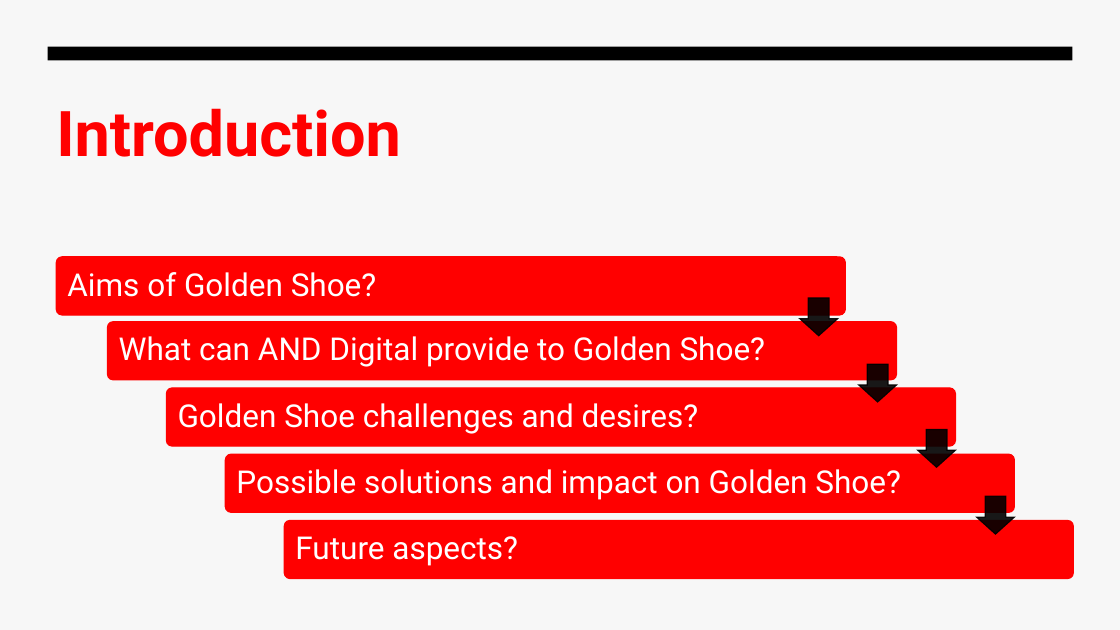
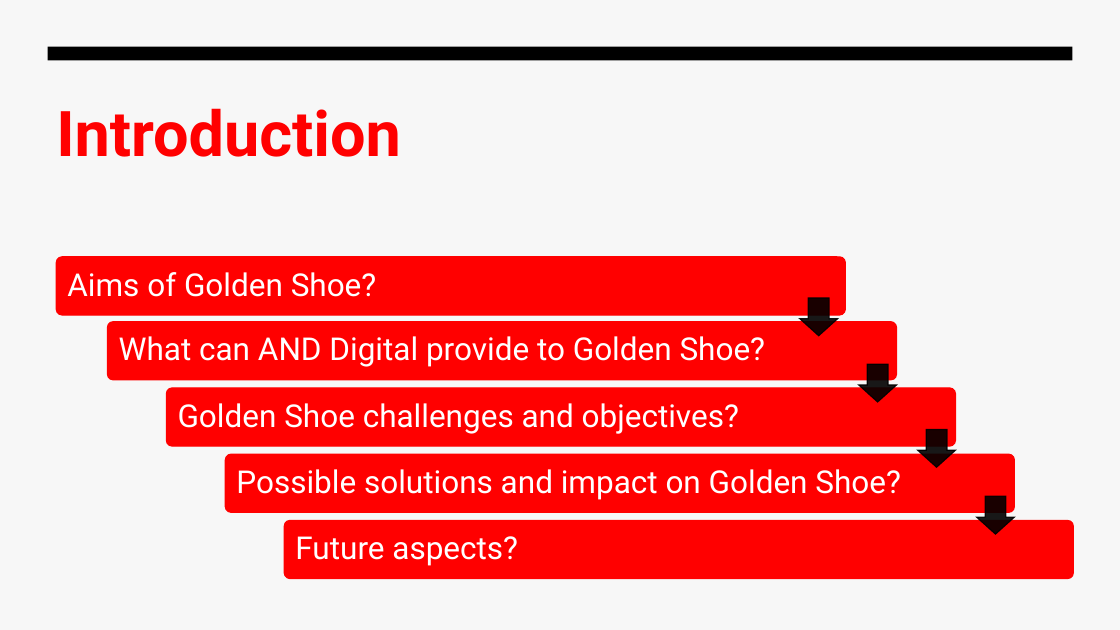
Before and after one commit to Parth097/golden_shoe, a slide deck: slide 2 of Golden Shoe Presentation.pptx. Drawn at 1120x630 pixels with LibreOffice and Linux fonts; fonts in the diff are those of the drawing. Boxes give left, top, right and bottom in pixels: in the first picture for what was removed or moved away, otherwise in the second. Text is boxed around its words. In the diff, an @@ line names an element or a change of style, - is before the commit and + after.

```diff
--- a/Golden Shoe Presentation.pptx
+++ b/Golden Shoe Presentation.pptx
@@ text at bbox=[178, 403, 739, 434]: text changed @@
-Golden Shoe challenges and desires?
+Golden Shoe challenges and objectives?
```
